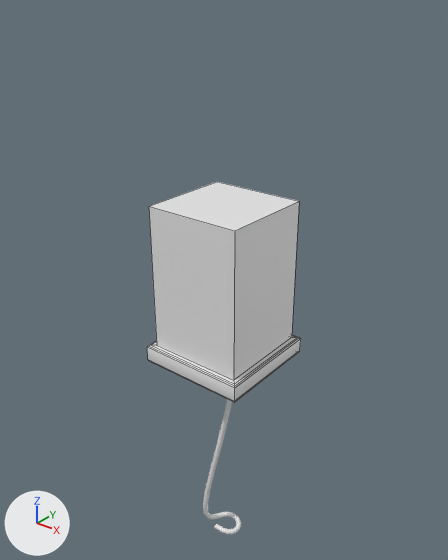
Two versions of the FBX model Assets/_Meshes/Exit/Exit.fbx, one commit apart.
Before and after are seen from a camera (50 mm lens) standing at (3.77, -4.73, 6.35) and looking at (-0.12, 0.13, 3.33). Arrows for +X, +Y and +Z are at lower left; the lights stay in place. Mesh edges are drawn as thin lines on the coarser meshes. Where no turn or scale is listed for an object, it has been applied to the vertices.

Names of what the first picture shows: 'Exit', 'Exit_rope'.
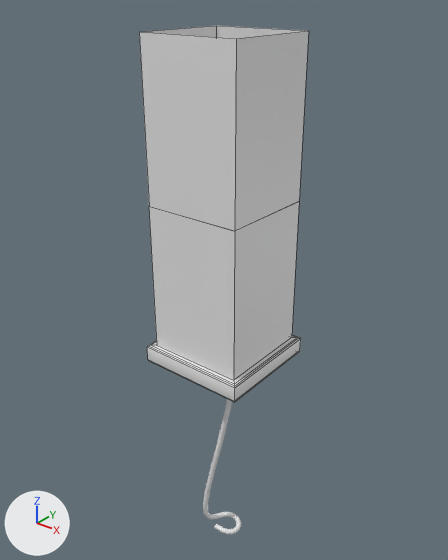
Commit message: Exit MASSSIVE SZLONG

Location of each change, (x1, y1, x2, y2) in pixels of the pictures (448 x 560 px):
'Exit_part', added
    after: (139, 26, 309, 231)

The change, as a diff of the scene's bpy script:
```diff
--- a/Assets/_Meshes/Exit/Exit.fbx.py
+++ b/Assets/_Meshes/Exit/Exit.fbx.py
@@ me_exit_001 @@
+me_exit_001.from_pydata([(-0.55, -0.54, 0.72), (-0.55, 0.54, 0.72), (0.55, -0.54, 0.72), (0.55, 0.54, 0.72), (-0.55, -0.54, -0.91), (-0.55, 0.54, -0.91), (0.55, 0.54, -0.91), (0.55, -0.54, -0.91)], [], [(7, 2, 0, 4), (2, 7, 6, 3), (1, 3, 6, 5), (1, 5, 4, 0)])
+me_exit_001.materials.append(mat_exit_mat)  # white #e7e7e7
@@ ob_exit_part @@
+ob_exit_part = bpy.data.objects.new('Exit_part', me_exit_001)
+ob_exit_part.location = (0.01, -0.01, 5.2)
```
